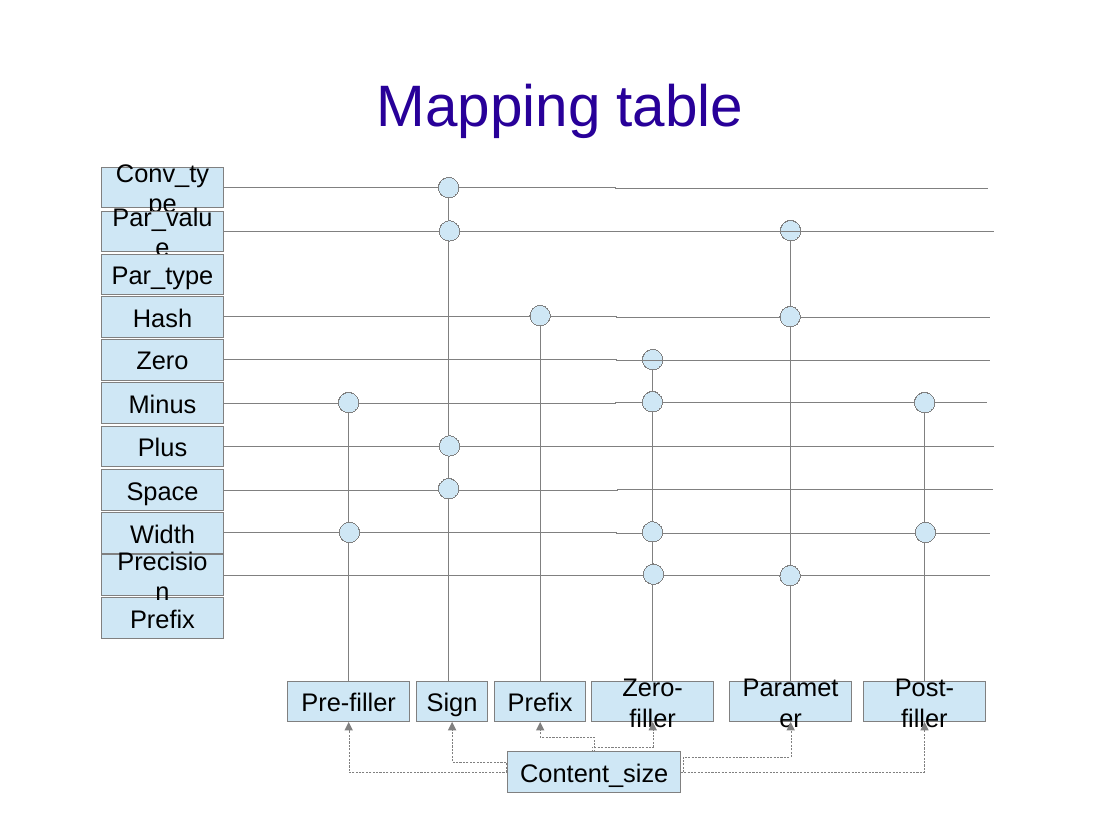
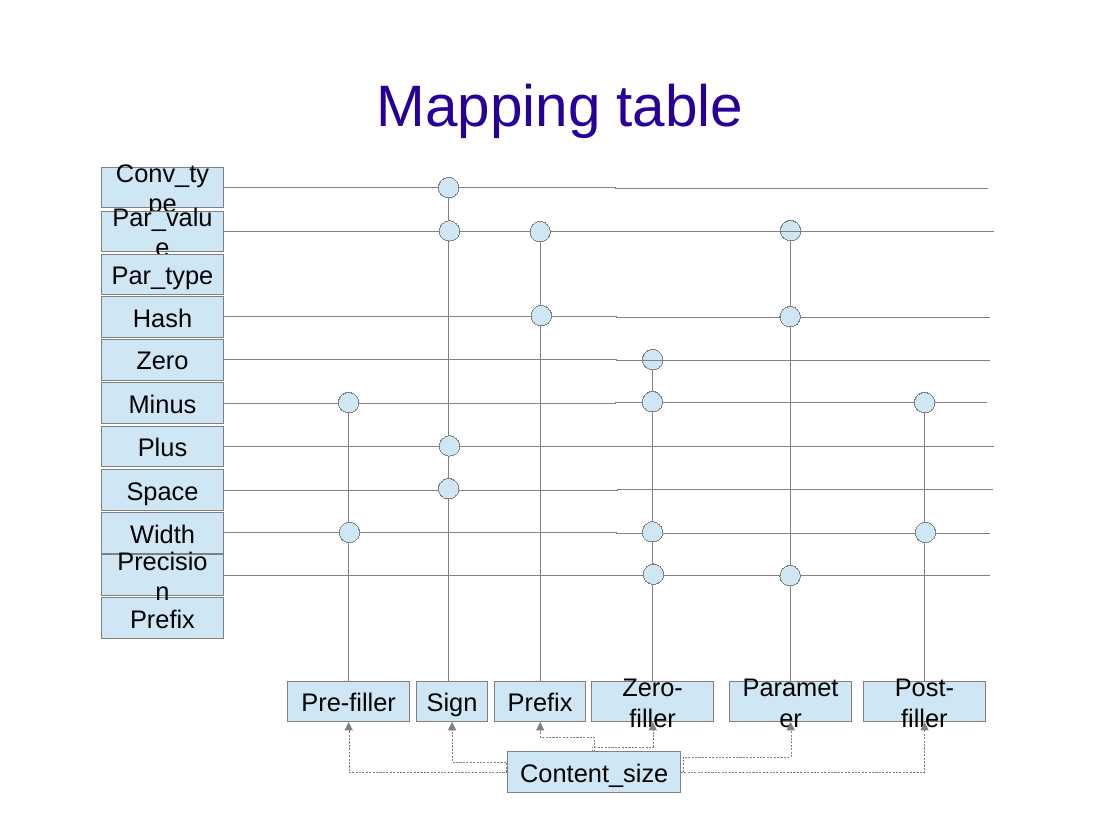
Before and after one commit to jussihyva/libft_printf, a slide deck: slide 2 of doc/Solution.odp. Drawn at 1120x840 pixels with LibreOffice and Linux fonts; fonts in the diff are those of the drawing; background and template pictures are left out. Boxes give left, top, right and bottom in pixels: in the first picture for what was removed or moved away, otherwise in the second. Text is boxed around its words. In the diff, an @@ line names an element or a change of style, - is before the commit and + after.

```diff
--- a/doc/Solution.odp
+++ b/doc/Solution.odp
@@ ellipse: place and size @@
-ellipse at bbox=[531, 306, 551, 326]
+ellipse at bbox=[531, 222, 551, 242]
@@ elbow line moved from (541, 682) - (541, 326) to (541, 682) - (541, 242) @@
```
Also in this commit, not shown: 4 other files.
